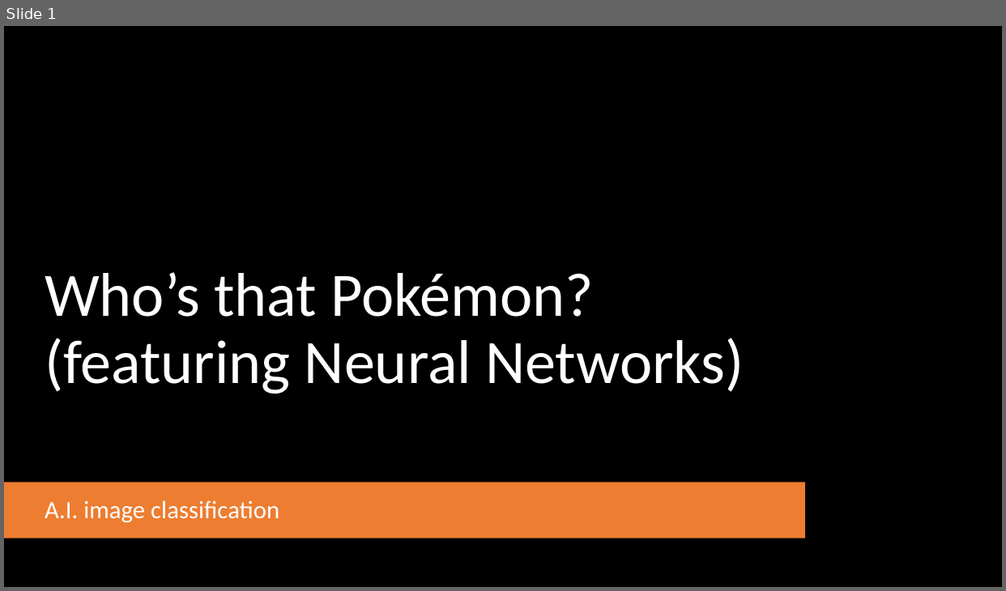
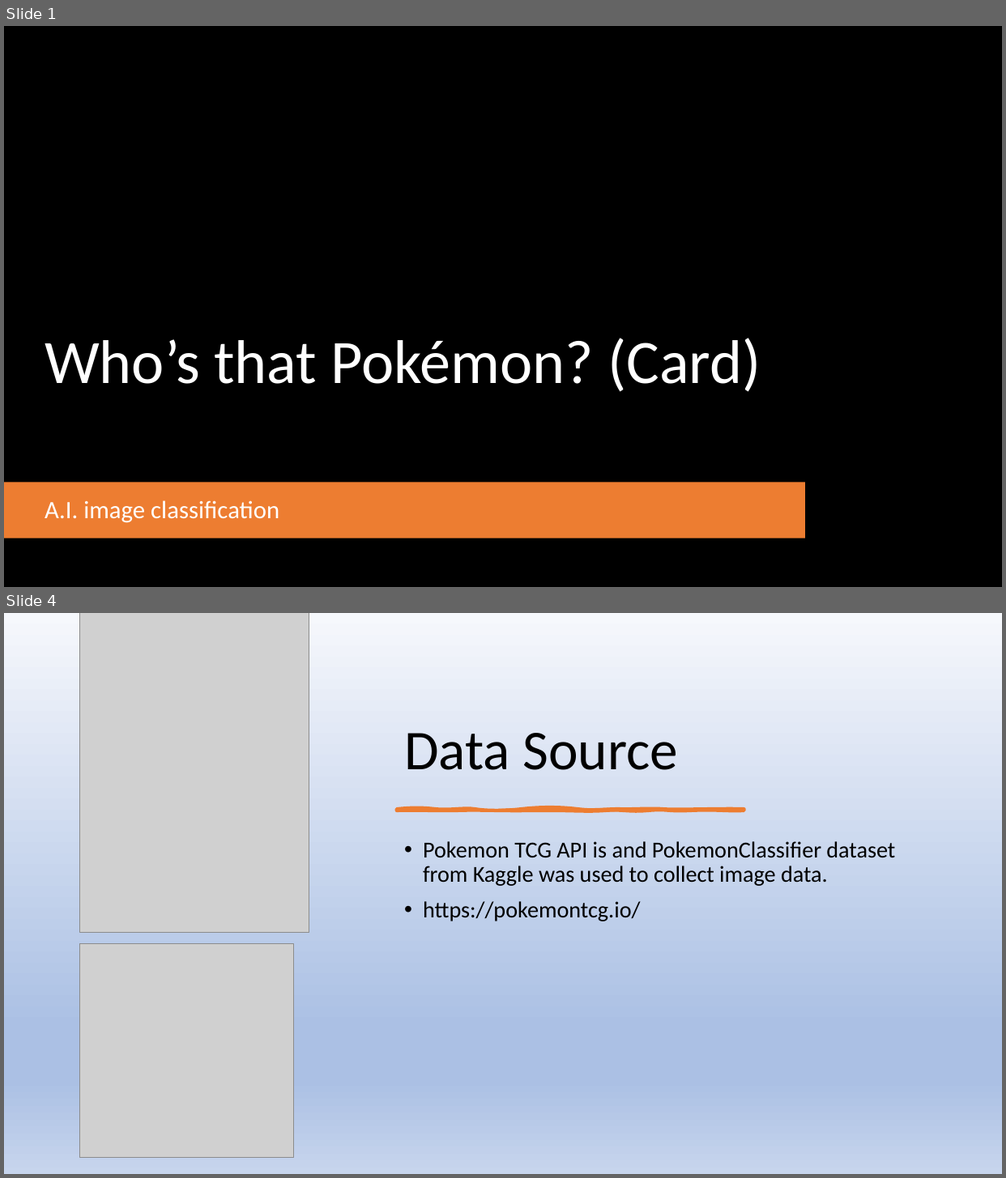
Before and after one commit to marcjreid/dsir-capstone-project, a slide deck: Capstone Presentation.pptx. Shown one above the other, each under a label of ours: slide 1 before the commit, slides 1 and 4 after it; the slides between them are not shown. The pictures are 1006x591 and 1006x1178 pixels, drawn with LibreOffice and Linux fonts; fonts in the diff are those of the drawing; grey boxes stand for pictures; background and template pictures are left out. Boxes give left, top, right and bottom in pixels: in the first picture for what was removed or moved away, otherwise in the second. Text is boxed around its words. In the diff, an @@ line names an element or a change of style, - is before the commit and + after.

```diff
--- a/Capstone Presentation.pptx
+++ b/Capstone Presentation.pptx
@@ slide 4 added at (x1=4, y1=613, x2=1002, y2=1174), background gradient #F6F8FC to #ABC0E4 to #C7D5ED @@
@@ picture added at (x1=79, y1=613, x2=309, y2=933) @@
@@ title added at (x1=404, y1=733, x2=678, y2=770), 54 pt, text #000000 @@
+Data Source
@@ freeform shape added at (x1=397, y1=809, x2=744, y2=811), fill #ED7D31, outline #ED7D31 3.25 pt @@
@@ text added at (x1=423, y1=841, x2=895, y2=922), 22 pt, text #000000 @@
+• Pokemon TCG API is and PokemonClassifier dataset from Kaggle was used to collect image data.
+• https://pokemontcg.io/
@@ picture added at (x1=79, y1=944, x2=293, y2=1157) @@
@@ slide 1 changed as well @@
@@ title at (x1=44, y1=338, x2=761, y2=392): text changed @@
-Who’s that Pokémon? (featuring Neural Networks)
+Who’s that Pokémon? (Card)
```
Also in this commit, not shown: 1 other slide changed, 7 other slides added, 3 slides removed, 3 other files.
